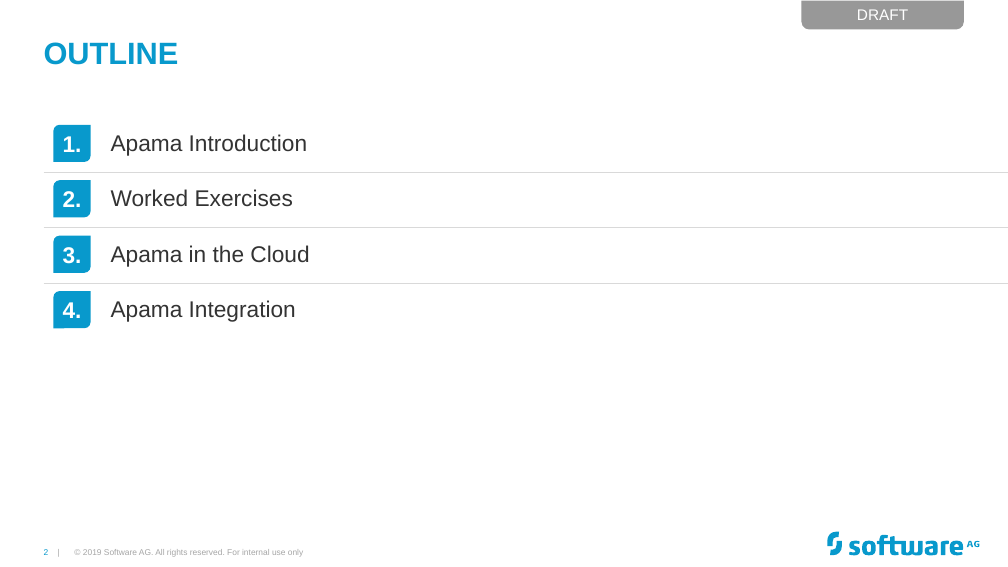
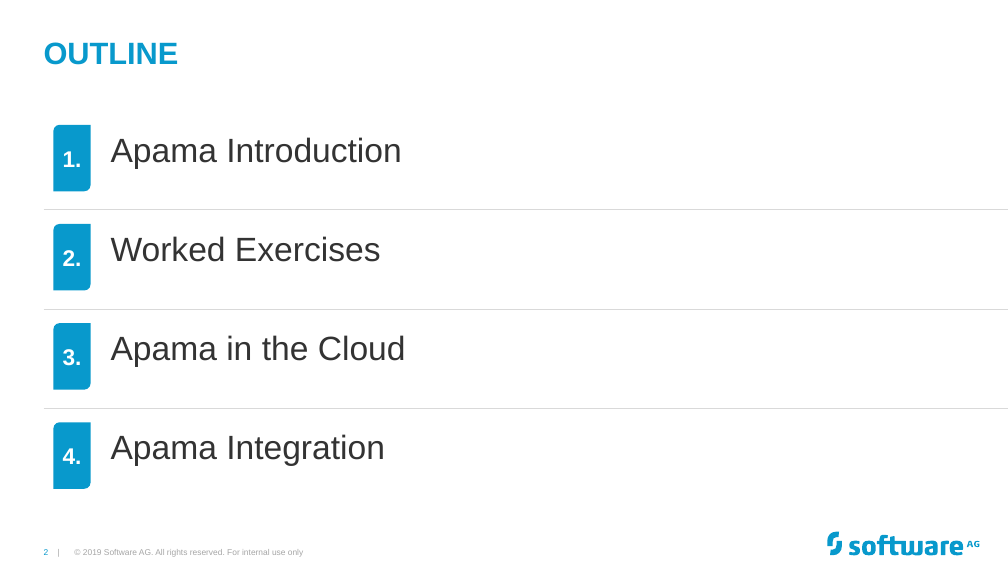
Before and after one commit to Cumulocity-IoT/apama-streaming-analytics-intro-training, a slide deck: slide 2 of Apama GAP Training.pptx. Drawn at 1008x567 pixels with LibreOffice and Linux fonts; fonts in the diff are those of the drawing; background and template pictures are left out. Boxes give left, top, right and bottom in pixels: in the first picture for what was removed or moved away, otherwise in the second. Text is boxed around its words. In the diff, an @@ line names an element or a change of style, - is before the commit and + after.

```diff
--- a/Apama GAP Training.pptx
+++ b/Apama GAP Training.pptx
@@ round same rect removed at [801, 1, 964, 30] @@
-DRAFT
@@ round diag rect "1.": place and size @@
-round diag rect "1." at [53, 125, 91, 162]
+round diag rect "1." at [53, 125, 91, 192]
@@ line moved from (43, 172) - (1008, 172) to (43, 210) - (1008, 210) @@
@@ round diag rect "2.": place and size @@
-round diag rect "2." at [53, 180, 91, 218]
+round diag rect "2." at [53, 224, 91, 290]
@@ text "Worked Exercises": place and size @@
-text "Worked Exercises" at [111, 189, 293, 207]
+text "Worked Exercises" at [111, 236, 381, 262]
@@ line moved from (43, 228) - (1008, 228) to (43, 308) - (1008, 308) @@
@@ round diag rect "3.": place and size @@
-round diag rect "3." at [53, 236, 91, 273]
+round diag rect "3." at [53, 324, 91, 390]
@@ text "Apama in the Cloud": place and size @@
-text "Apama in the Cloud" at [111, 245, 309, 267]
+text "Apama in the Cloud" at [111, 335, 406, 367]
@@ line moved from (43, 283) - (1008, 283) to (43, 408) - (1008, 408) @@
@@ round diag rect "4.": place and size @@
-round diag rect "4." at [53, 291, 91, 329]
+round diag rect "4." at [53, 422, 91, 489]
@@ size 16.2 to 24 pt in 4 elements at [111, 137, 402, 169], [111, 236, 381, 262], [111, 335, 406, 367], [111, 434, 385, 466] @@
@@ text "Apama Integration": place and size @@
-text "Apama Integration" at [111, 300, 296, 322]
+text "Apama Integration" at [111, 434, 385, 466]
```
Also in this commit, not shown: 20 other slides changed, 2 slides added.
